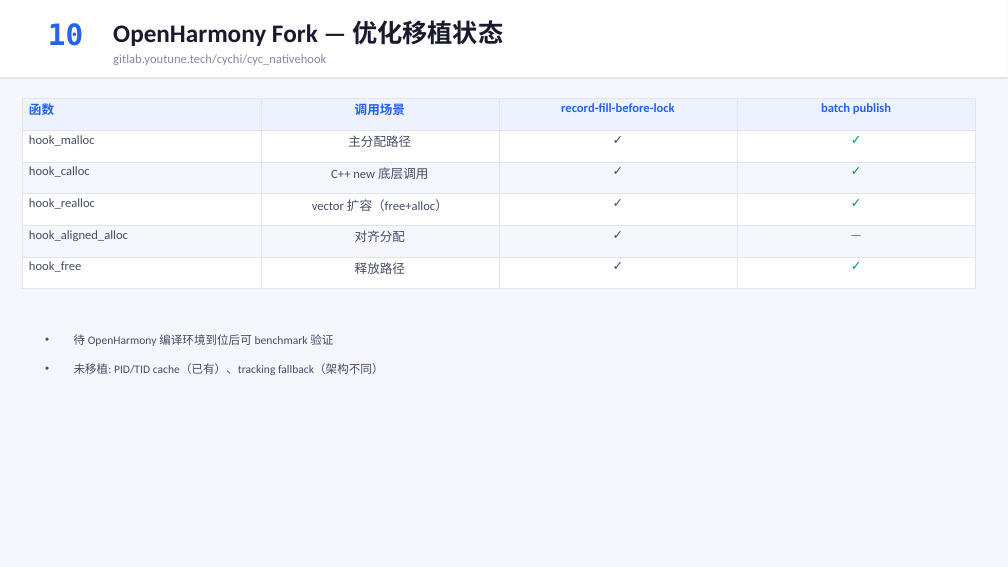
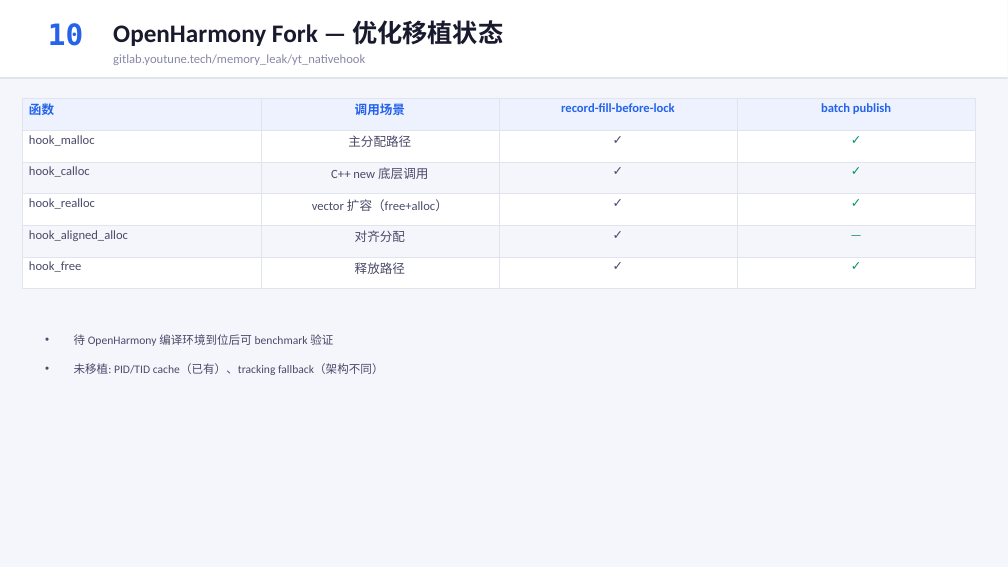
Before and after one commit to YiChiChen1106/Nativehook_linux_planb, a slide deck: slide 10 of presentation/native_hook_progress_2026-06-05.pptx. Drawn at 1008x567 pixels with LibreOffice and Linux fonts; fonts in the diff are those of the drawing. Boxes give left, top, right and bottom in pixels: in the first picture for what was removed or moved away, otherwise in the second. Text is boxed around its words. In the diff, an @@ line names an element or a change of style, - is before the commit and + after.

```diff
--- a/presentation/native_hook_progress_2026-06-05.pptx
+++ b/presentation/native_hook_progress_2026-06-05.pptx
@@ text at box(113, 54, 365, 65): text changed @@
-gitlab.youtune.tech/cychi/cyc_nativehook
+gitlab.youtune.tech/memory_leak/yt_nativehook
```
Also in this commit, not shown: 1 other slide changed, 4 other files.
